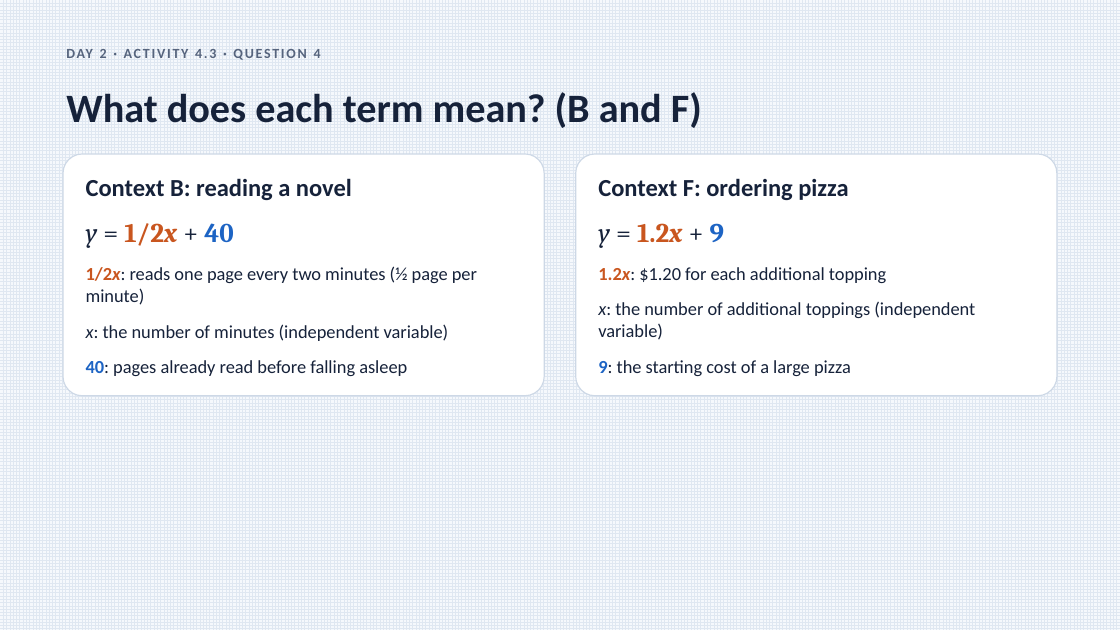
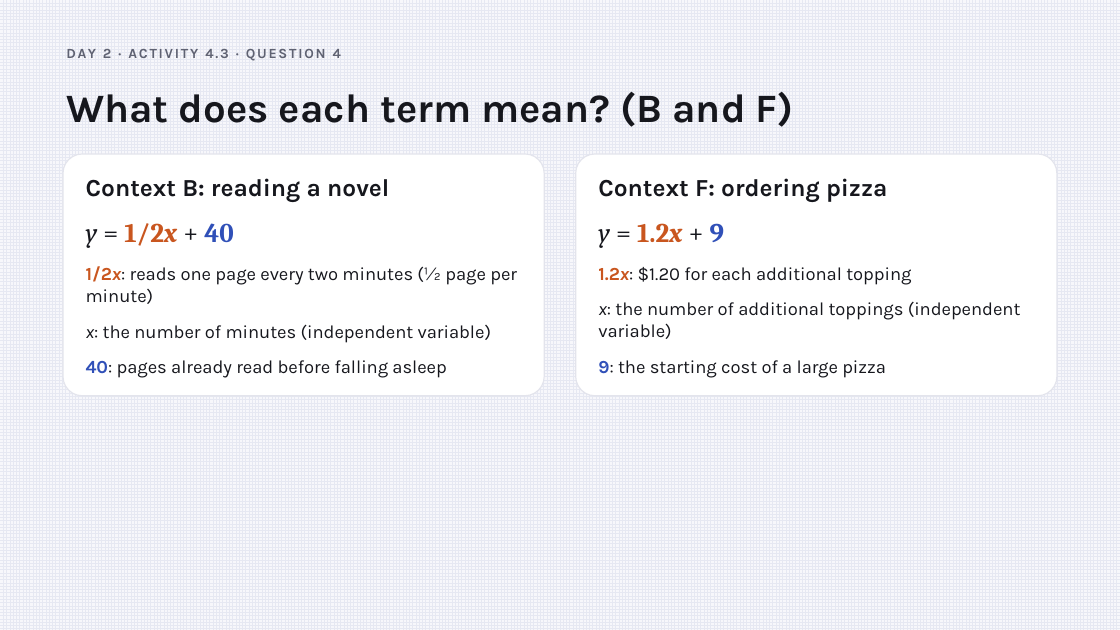
Before and after one commit to Apolloat2022/Algebra1M2U1L4, a slide deck: slide 26 of point-slope-form-lesson4.pptx. Drawn at 1120x630 pixels with LibreOffice and Linux fonts; fonts in the diff are those of the drawing. Boxes give left, top, right and bottom in pixels: in the first picture for what was removed or moved away, otherwise in the second. Text is boxed around its words. In the diff, an @@ line names an element or a change of style, - is before the commit and + after.

```diff
--- a/point-slope-form-lesson4.pptx
+++ b/point-slope-form-lesson4.pptx
@@ background pattern #DFE7F1 on #F5F8FC to pattern #E6E8F2 on #F7F7FB @@
@@ text "DAY 2 · ACTIVITY 4.3 ..." at <box>103,49,341,58</box>: font Calibri to Karla, text colour #56647D to #5F6272 @@
@@ rounded rectangle at <box>63,154,544,396</box>: outline #CDD8E6 1 pt to #E3E4EC 1 pt @@
@@ rounded rectangle at <box>576,154,1057,396</box>: outline #CDD8E6 1 pt to #E3E4EC 1 pt @@
@@ text "y = 1/2x + 40" at <box>86,223,233,248</box>: text colour #16223A to #16171D in "y = +"; text colour #1D64C4 to #3050B8 in "40" @@
@@ text "y = 1.2x + 9" at <box>598,223,724,248</box>: text colour #16223A to #16171D in "y = +"; text colour #1D64C4 to #3050B8 in "9" @@
@@ text "1.2x: $1.20 for each additional ..." at <box>598,267,911,285</box>: font Calibri to Karla; text colour #16223A to #16171D in "1.2x: $1.20 for each additional topping" @@
@@ font Calibri to Karla, text colour #16223A to #16171D in 6 elements at <box>66,92,794,127</box>, <box>86,178,389,202</box>, <box>86,266,517,304</box>, <box>86,324,491,343</box>, <box>598,178,888,202</box>, <box>598,302,1021,339</box> @@
@@ text "40: pages already read before ..." at <box>86,360,446,378</box>: font Calibri to Karla, text colour #16223A to #16171D; text colour #1D64C4 to #3050B8 in "40:" @@
@@ text "9: the starting cost of ..." at <box>598,360,886,378</box>: font Calibri to Karla, text colour #16223A to #16171D; text colour #1D64C4 to #3050B8 in "9:" @@
```
Also in this commit, not shown: 30 other slides changed, 2 other files.
